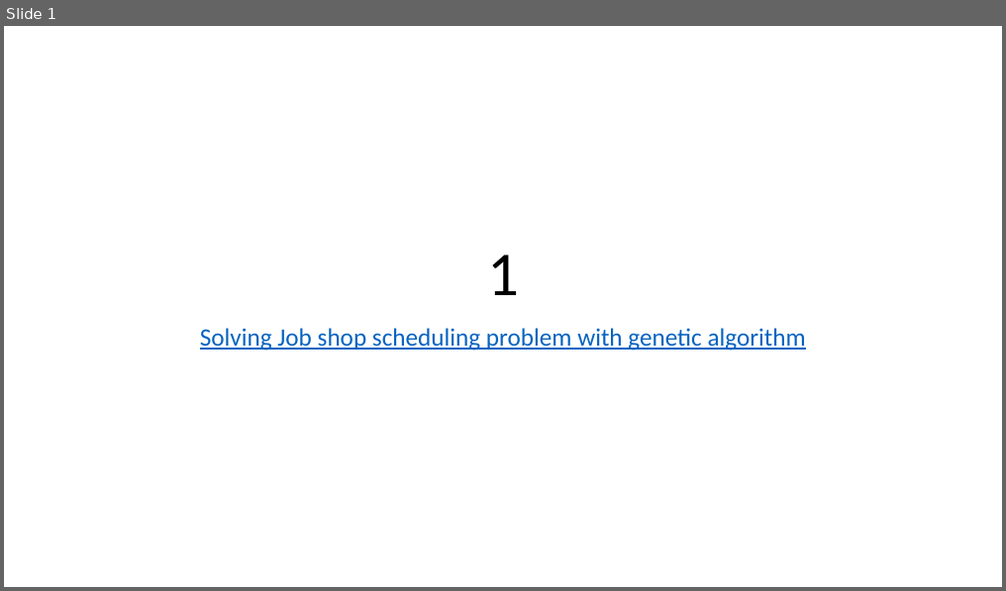
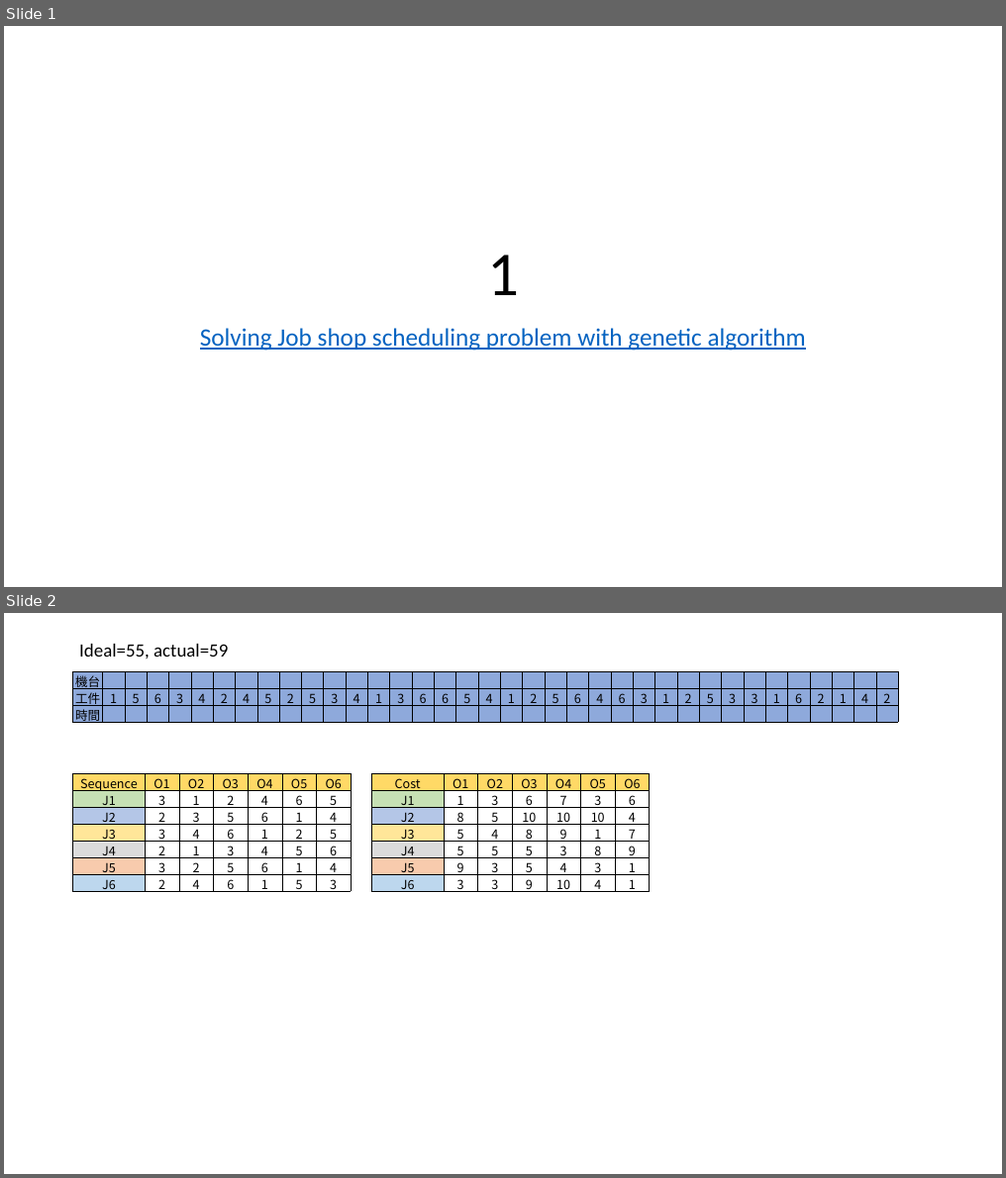
Before and after one commit to ZongSingHuang/Genetic-Algorithm-for-Job-Shop-Scheduling-and-NSGA-II, a slide deck: Animation.pptx. Shown one above the other, each under a label of ours: slide 1 before the commit, slides 1 and 2 after it. The pictures are 1006x591 and 1006x1178 pixels, drawn with LibreOffice and Linux fonts; fonts in the diff are those of the drawing. Boxes give left, top, right and bottom in pixels: in the first picture for what was removed or moved away, otherwise in the second. Text is boxed around its words. In the diff, an @@ line names an element or a change of style, - is before the commit and + after.

```diff
--- a/Animation.pptx
+++ b/Animation.pptx
@@ slide 2 added at (4,613,1002,1174), background #FFFFFF @@
@@ table added at (73,671,911,728), 3 rows, 37 columns @@
+機台 |  |  |  |  |  |  |  |  |  |  |  |  |  |  |  |  |  |  |  |  |  |  |  |  |  |  |  |  |  |  |  |  |  |  |  | 
+工件 | 1 | 5 | 6 | 3 | 4 | 2 | 4 | 5 | 2 | 5 | 3 | 4 | 1 | 3 | 6 | 6 | 5 | 4 | 1 | 2 | 5 | 6 | 4 | 6 | 3 | 1 | 2 | 5 | 3 | 3 | 1 | 6 | 2 | 1 | 4 | 2
+時間 |  |  |  |  |  |  |  |  |  |  |  |  |  |  |  |  |  |  |  |  |  |  |  |  |  |  |  |  |  |  |  |  |  |  |  | 
@@ text added at (79,644,228,659), 18 pt, text #000000 @@
+Ideal=55, actual=59
@@ table added at (73,773,351,897), 7 rows, 7 columns @@
+Sequence | O1 | O2 | O3 | O4 | O5 | O6
+J1 | 3 | 1 | 2 | 4 | 6 | 5
+J2 | 2 | 3 | 5 | 6 | 1 | 4
+J3 | 3 | 4 | 6 | 1 | 2 | 5
+J4 | 2 | 1 | 3 | 4 | 5 | 6
+J5 | 3 | 2 | 5 | 6 | 1 | 4
+J6 | 2 | 4 | 6 | 1 | 5 | 3
@@ table added at (371,773,650,897), 7 rows, 7 columns @@
+Cost | O1 | O2 | O3 | O4 | O5 | O6
+J1 | 1 | 3 | 6 | 7 | 3 | 6
+J2 | 8 | 5 | 10 | 10 | 10 | 4
+J3 | 5 | 4 | 8 | 9 | 1 | 7
+J4 | 5 | 5 | 5 | 3 | 8 | 9
+J5 | 9 | 3 | 5 | 4 | 3 | 1
+J6 | 3 | 3 | 9 | 10 | 4 | 1
```
Also in this commit, not shown: 2 other slides added.
